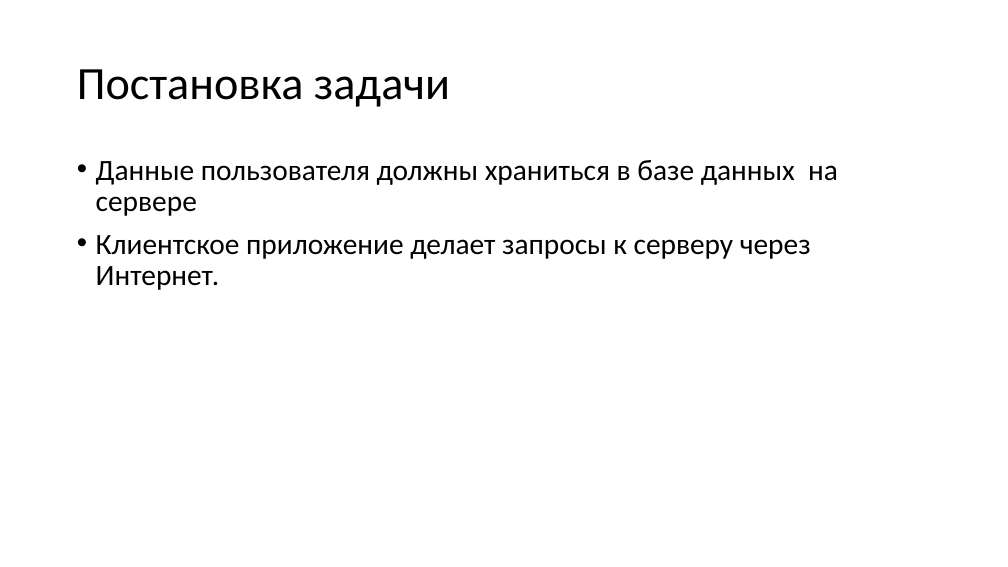
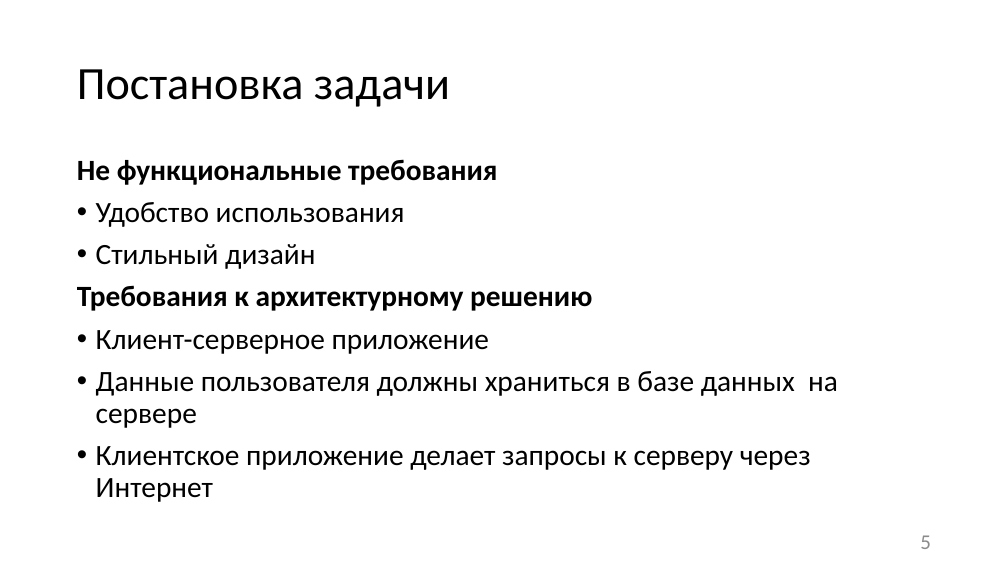
Before and after one commit to liza-dobrynina/MyCosts, a slide deck: slide 5 of Документация/Презентация.pptx. Drawn at 1008x567 pixels with LibreOffice and Linux fonts; fonts in the diff are those of the drawing. Boxes give left, top, right and bottom in pixels: in the first picture for what was removed or moved away, otherwise in the second. Text is boxed around its words. In the diff, an @@ line names an element or a change of style, - is before the commit and + after.

```diff
--- a/Документация/Презентация.pptx
+++ b/Документация/Презентация.pptx
@@ text at box(77, 159, 592, 354): paragraphs added @@
+Не функциональные требования
+• Удобство использования
+• Стильный дизайн
+Требования к архитектурному решению
+• Клиент-серверное приложение
@@ text at box(96, 446, 811, 502): text changed @@
-• Клиентское приложение делает запросы к серверу через Интернет.
+• Клиентское приложение делает запросы к серверу через Интернет
@@ page number added at box(920, 535, 931, 549), 20 pt, text #8C8C8C @@
+5
```
Also in this commit, not shown: 14 other slides changed, 1 slide added, 2 slides removed.
